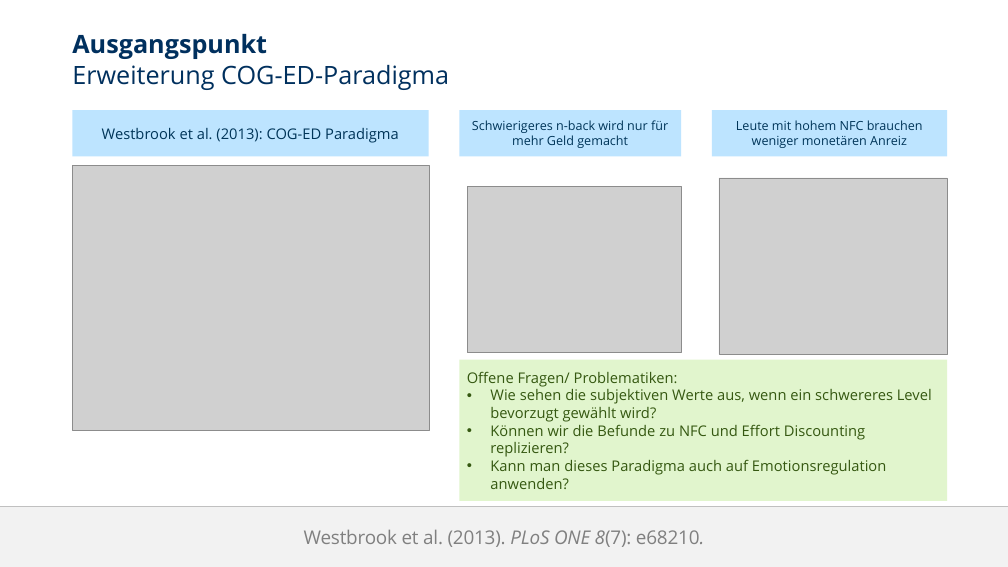
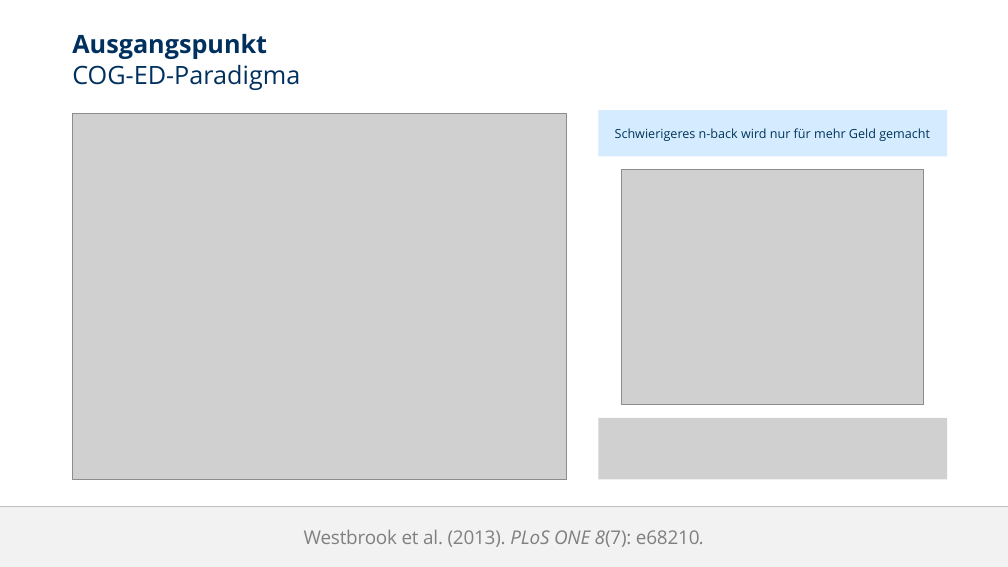
Before and after one commit to ChScheffel/CAD, a slide deck: slide 7 of 99_Thinktank/Talks/21-07-06_Kolloquium/Kolloquium_COG-ER-ED.pptx. Drawn at 1008x567 pixels with LibreOffice and Linux fonts; fonts in the diff are those of the drawing; grey boxes stand for pictures; background and template pictures are left out. Boxes give left, top, right and bottom in pixels: in the first picture for what was removed or moved away, otherwise in the second. Text is boxed around its words. In the diff, an @@ line names an element or a change of style, - is before the commit and + after.

Commit message:
Updated COG-ED part and fixed some typos

```diff
--- a/99_Thinktank/Talks/21-07-06_Kolloquium/Kolloquium_COG-ER-ED.pptx
+++ b/99_Thinktank/Talks/21-07-06_Kolloquium/Kolloquium_COG-ER-ED.pptx
@@ title at (x1=72, y1=34, x2=300, y2=90): text changed @@
-Ausgangspunkt
-Erweiterung COG-ED-Paradigma
+Ausgangspunkt
+COG-ED-Paradigma
@@ picture resized from (x1=73, y1=166, x2=430, y2=430) to (x1=73, y1=113, x2=566, y2=479) @@
@@ rectangle removed at (x1=73, y1=110, x2=429, y2=157) @@
-Westbrook et al. (2013): COG-ED Paradigma
@@ rectangle "Schwierigeres n-back wird nur für ..." resized from (x1=460, y1=110, x2=681, y2=157) to (x1=598, y1=110, x2=947, y2=157) @@
@@ rectangle "Schwierigeres n-back wird nur für ..." at (x1=598, y1=110, x2=947, y2=157): fill #BDE4FF to #D5EBFF @@
@@ rectangle removed at (x1=712, y1=110, x2=948, y2=157) @@
-Leute mit hohem NFC brauchen weniger monetären Anreiz
@@ picture resized from (x1=467, y1=187, x2=681, y2=353) to (x1=622, y1=170, x2=924, y2=405) @@
@@ picture removed at (x1=719, y1=178, x2=948, y2=354) @@
@@ rectangle removed at (x1=460, y1=360, x2=948, y2=501) @@
-Offene Fragen/ Problematiken:
-• Wie sehen die subjektiven Werte aus, wenn ein schwereres Level bevorzugt gewählt wird?
-• Können wir die Befunde zu NFC und Effort Discounting replizieren?
-• Kann man dieses Paradigma auch auf Emotionsregulation anwenden?
@@ picture added at (x1=598, y1=418, x2=947, y2=480) @@
```
Also in this commit, not shown: 6 other slides changed, 4 slides added, 1 slide removed.
